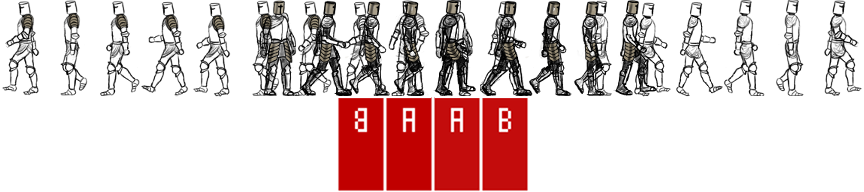
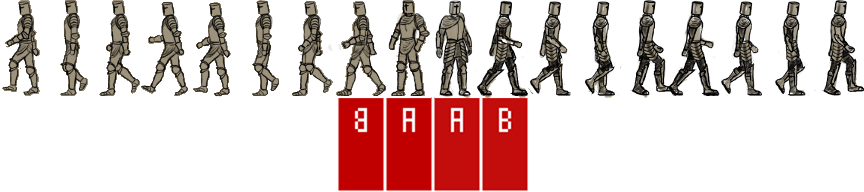
Two versions of the same layered image (w=864, h=192). Layer-by-layer changes:
painted on "Pasted Layer #3" over <box>252,0,864,96</box>
removed layer "Pasted Layer" over <box>175,0,862,97</box>
showed "Layer", painted on it over <box>2,0,862,98</box>
